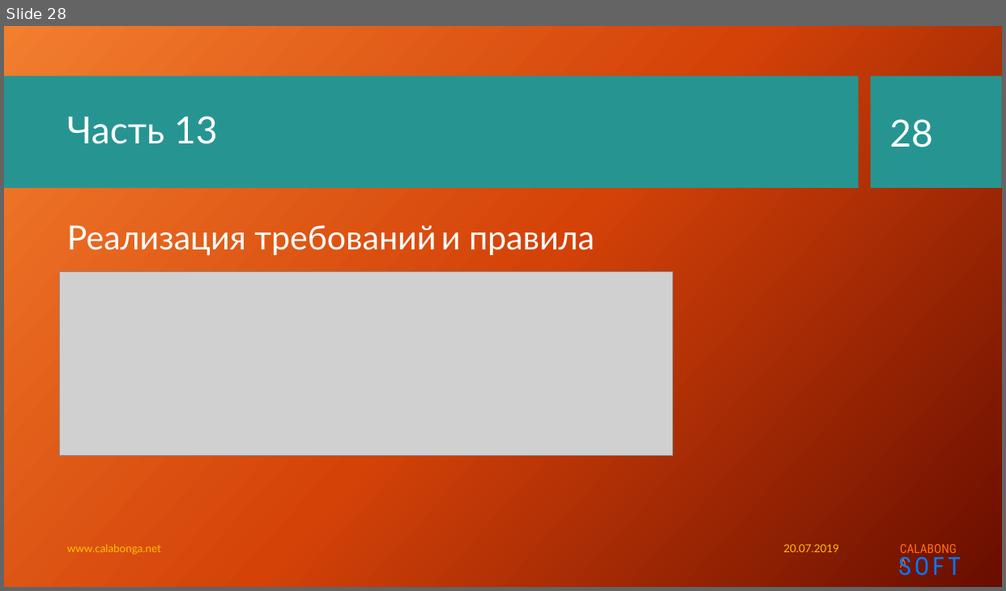
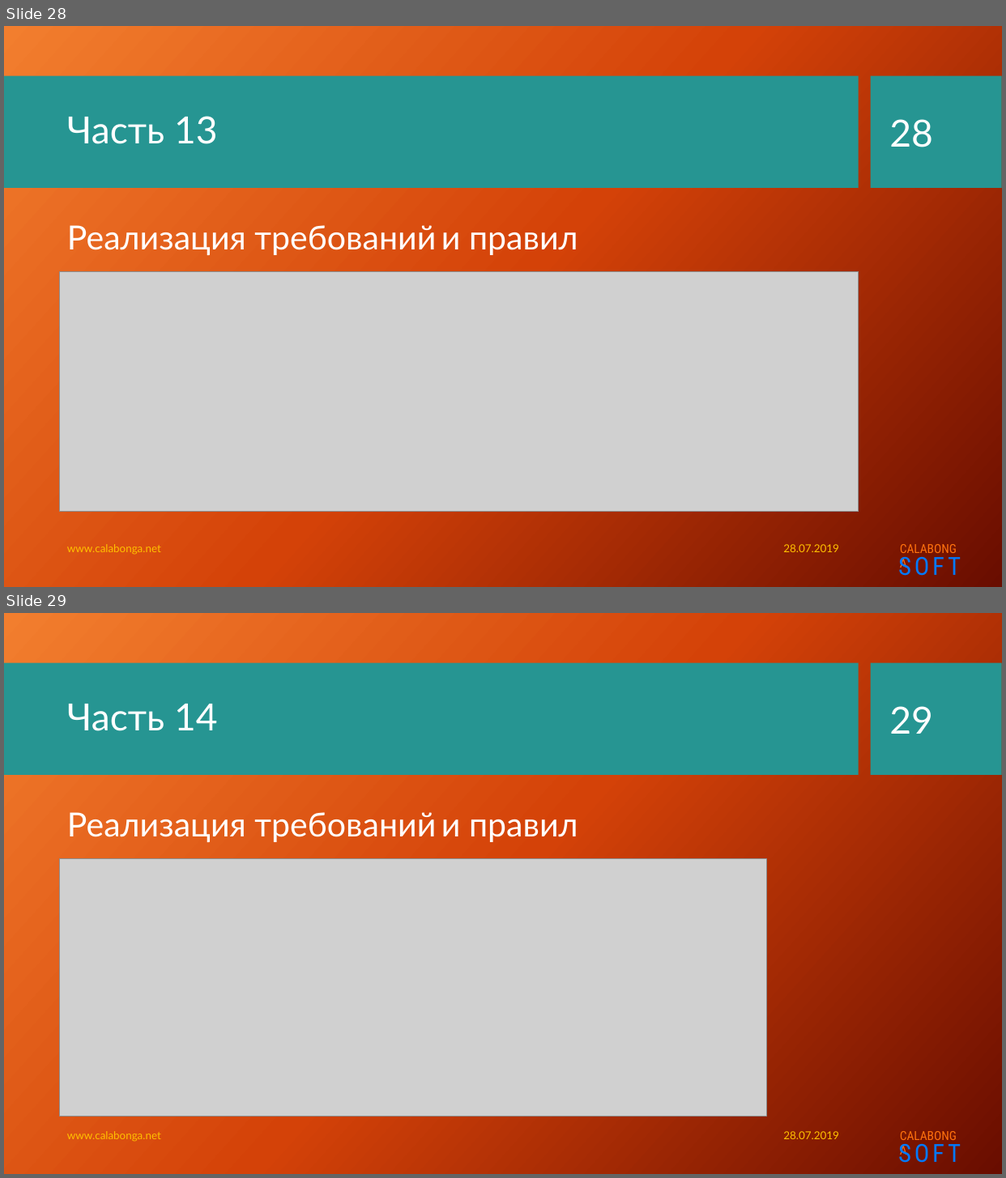
Before and after one commit to Calabonga/Calabonga.Catalog, a slide deck: Presentation/Calabonga.Catalog.pptx. Shown one above the other, each under a label of ours: slide 28 before the commit, slides 28 and 29 after it. The pictures are 1006x591 and 1006x1178 pixels, drawn with LibreOffice and Linux fonts; fonts in the diff are those of the drawing; grey boxes stand for pictures; background and template pictures are left out. Boxes give left, top, right and bottom in pixels: in the first picture for what was removed or moved away, otherwise in the second. Text is boxed around its words. In the diff, an @@ line names an element or a change of style, - is before the commit and + after.

```diff
--- a/Presentation/Calabonga.Catalog.pptx
+++ b/Presentation/Calabonga.Catalog.pptx
@@ slide 29 added at (x1=4, y1=613, x2=1002, y2=1174), background picture (left out); not listed: 4 template elements that a slide beside it also shows @@
@@ title added at (x1=67, y1=704, x2=218, y2=731), 36 pt, text #FFFFFF @@
+Часть 14
@@ page number added at (x1=889, y1=706, x2=933, y2=734), 36 pt, text #FFFFFF @@
+29
@@ text added at (x1=67, y1=812, x2=578, y2=842), 32 pt, text #FFFFFF @@
+Реализация требований и правил
@@ picture added at (x1=59, y1=859, x2=766, y2=1117) @@
@@ text added at (x1=67, y1=1131, x2=161, y2=1142), 10.5 pt, text #FFC000 @@
+www.calabonga.net
@@ text added at (x1=783, y1=1131, x2=838, y2=1139), 10.5 pt, text #FFC000 @@
+28.07.2019
@@ slide 28 changed as well @@
@@ text at (x1=67, y1=225, x2=578, y2=255): text changed @@
-Реализация требований и правила
+Реализация требований и правил
@@ picture resized from (x1=59, y1=271, x2=672, y2=456) to (x1=59, y1=271, x2=859, y2=512) @@
@@ text at (x1=783, y1=544, x2=838, y2=552): text changed @@
-20.07.2019
+28.07.2019
```
Also in this commit, not shown: 26 other slides changed, 10 other files.
